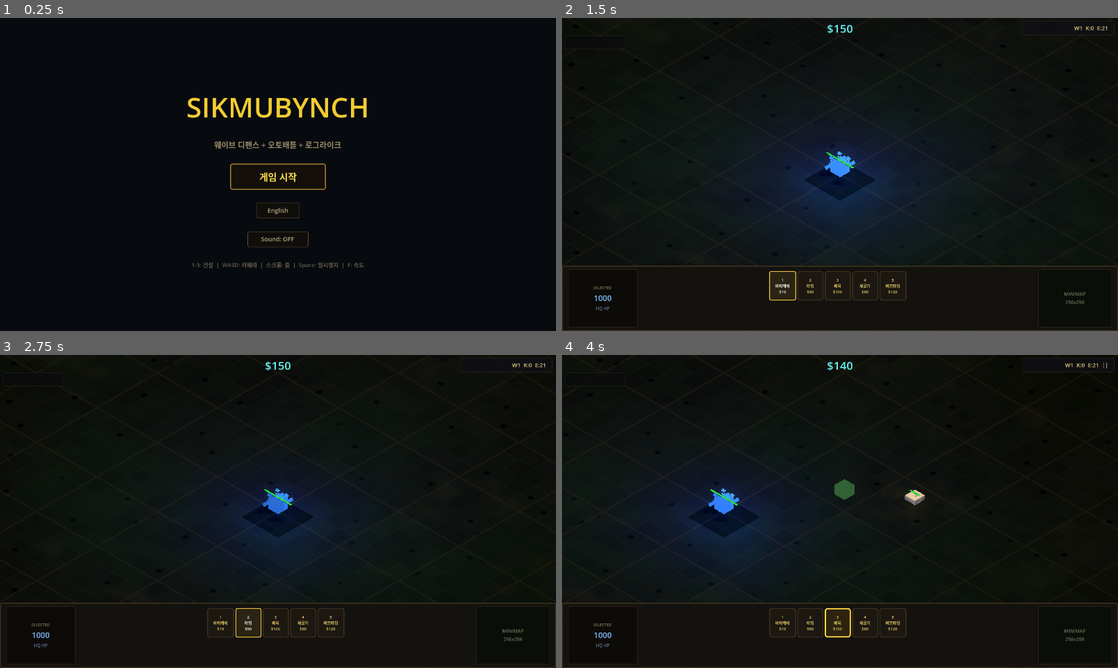
Above: before the commit, frames 1-4 (two rows, left to right).
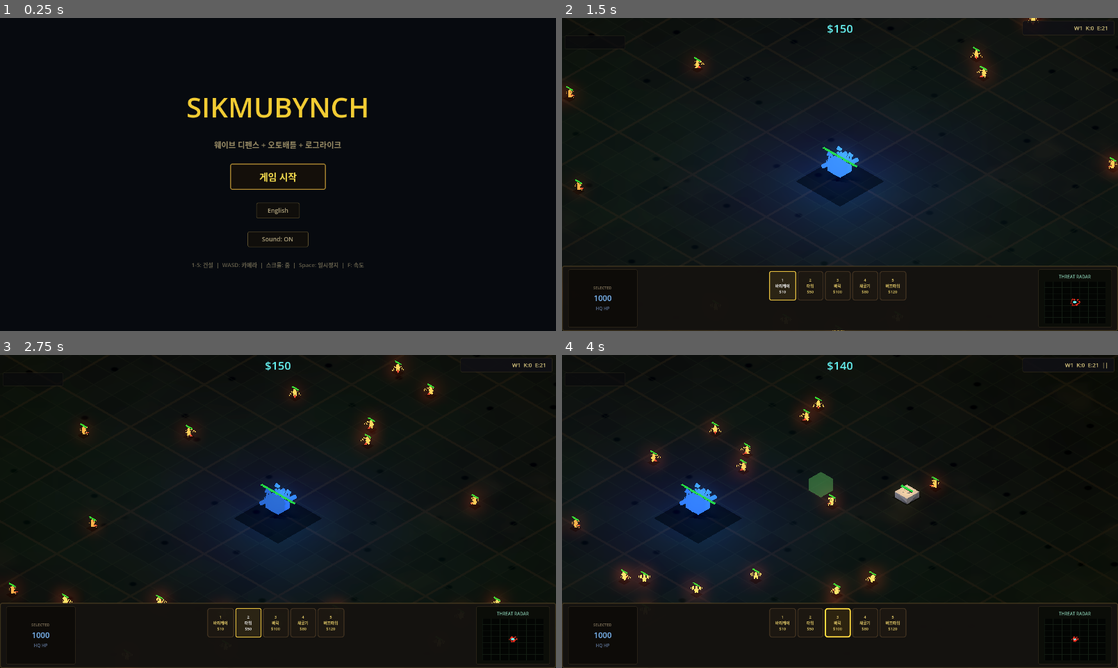
Above: after the commit, the same moments.

Repository: kingkingburger/sikmubynch
Game: Godot game, scene res://scenes/main/title.tscn
Two runs of this game, one before a commit and one after it. Both use one fixed random seed, a clock stepped at 60 frames per second and the inputs below.
Inputs (mouse positions are in pixels of both pictures, inside the frame that each line leads up to):
- Up to frame 1 (0.25 s): no input
- Up to frame 2 (1.5 s): click "게임 시작" at 0.5 s; click "1 바리케이 $10" at 1.25 s
- Up to frame 3 (2.75 s): click "2 타워 $50" at 2 s
- Up to frame 4 (4 s): click "3 배럭 $100" at 2.75 s; tap Enter at 3.5 s; move the mouse to (962, 495) at 3.52 s; hold D from 3.53 s (still down); tap 1 at 3.6 s; click (962, 495) at 3.67 s; tap Space at 3.77 s

The runs differ from the first frame. In frame 1, less than 0.1% of the frame differs, in the area x 47-53%, y 69-72%; in frame 2, 1.4%; in frame 3, 1.9%; in frame 4, 3.9%, in the area x 0-100%, y 13-92%.

Commit message:
fix(gameplay): 초반 전투 리듬과 시너지 체감 보강
초반 웨이브를 HQ 주변에서 보이게 하고 threat radar를 실제 미니맵으로 교체했다.
보상 특성이 타워 DPS, projectile effect/color, 레벨업/피격 피드백으로 연결되게 해 전투 체감을 보강했다.
문서의 완료 상태 표현을 프로토타입 기준으로 낮춰 실제 품질과 맞췄다.

검증: git diff --check; Godot headless game.tscn(exit 0, ObjectDB/resource leak 경고 남음); Windows export-release; gameplay/title capture 확인

Co-Authored-By: Codex <codex@openai.com>

Diff:
--- a/project/autoloads/audio_manager.gd
+++ b/project/autoloads/audio_manager.gd
@@ -7,7 +7,7 @@
 var _sfx_players: Array[AudioStreamPlayer] = []
 const SFX_POOL_SIZE := 8
 
-var master_volume: float = 0.0:
+var master_volume: float = 0.8:
 	set(v):
 		master_volume = clampf(v, 0.0, 1.0)
 		AudioServer.set_bus_volume_db(0, linear_to_db(master_volume))
--- a/project/autoloads/synergy_manager.gd
+++ b/project/autoloads/synergy_manager.gd
@@ -10,9 +10,9 @@
 var _cross_synergies: Array = []  # ["elemental_master", "elemental_lord"]
 
 # Synergy thresholds
-const TIER_1_COUNT := 2
-const TIER_2_COUNT := 4
-const TIER_3_COUNT := 6
+const TIER_1_COUNT := 1
+const TIER_2_COUNT := 3
+const TIER_3_COUNT := 5
 
 # Synergy bonuses
 const TIER_1_BONUS := 0.2   # +20%
@@ -46,6 +46,21 @@
 
 func get_cross_synergies() -> Array:
 	return _cross_synergies.duplicate()
+
+func get_primary_attack_trait() -> int:
+	var best_trait := -1
+	var best_count := 0
+	var best_tier := -1
+	for trait_type in _trait_counts:
+		if trait_type == TraitData.TraitType.FORTIFY:
+			continue
+		var count: int = _trait_counts[trait_type]
+		var tier := get_synergy_tier(trait_type)
+		if tier > best_tier or (tier == best_tier and count > best_count):
+			best_trait = trait_type
+			best_count = count
+			best_tier = tier
+	return best_trait
 
 func get_dps_multiplier(trait_type: int) -> float:
 	var tier := get_synergy_tier(trait_type)
--- a/project/scenes/buildings/base_building.gd
+++ b/project/scenes/buildings/base_building.gd
@@ -240,6 +240,8 @@
 	level += 1
 	current_hp = get_effective_max_hp()
 	_update_level_visual()
+	AudioManager.play_sfx_by_name("levelup", -2.0)
+	EffectsManager.spawn_synergy_effect(global_position + Vector3(0.0, 0.5, 0.0), _get_base_color())
 	return true
 
 func demolish() -> void:
--- a/project/scenes/buildings/tower.gd
+++ b/project/scenes/buildings/tower.gd
@@ -96,18 +96,26 @@
 	projectile.target = target
 	projectile.damage = GameFeel.roll_critical(_get_buffed_dps(), global_position)
 	# Pass synergy effects to projectile
-	if data and data.trait_type >= 0:
-		projectile.set("trait_effects", SynergyManager.get_special_effects(data.trait_type))
+	var attack_trait := _get_attack_trait()
+	if attack_trait >= 0:
+		projectile.set("trait_effects", SynergyManager.get_special_effects(attack_trait))
+		projectile.set("trait_color", TraitData.get_trait_color(attack_trait))
 	get_parent().add_child(projectile)
 
 func _get_buffed_dps() -> float:
 	var base_dps := get_effective_dps()
 	# Synergy bonus
-	if data and data.trait_type >= 0:
-		base_dps *= SynergyManager.get_dps_multiplier(data.trait_type)
+	var attack_trait := _get_attack_trait()
+	if attack_trait >= 0:
+		base_dps *= SynergyManager.get_dps_multiplier(attack_trait)
 	# Buff tower bonus — use cached value
 	base_dps *= _cached_buff_mult
 	return base_dps
+
+func _get_attack_trait() -> int:
+	if data and data.trait_type >= 0:
+		return data.trait_type
+	return SynergyManager.get_primary_attack_trait()
 
 func _calculate_buff_mult() -> float:
 	var mult := 1.0
--- a/project/scenes/enemies/enemy.gd
+++ b/project/scenes/enemies/enemy.gd
@@ -31,6 +31,7 @@
 var _hp_bar_bg: MeshInstance3D
 var _shadow: MeshInstance3D
 var _attack_flash: float = 0.0
+var _last_hit_feedback_time: float = -1.0
 
 # Animation
 var _anim_time: float = 0.0
@@ -551,6 +552,12 @@
 	_update_hp_bar()
 	if amount > 1.0:
 		var now := Time.get_ticks_msec() * 0.001
+		if now - _last_hit_feedback_time > 0.08:
+			_last_hit_feedback_time = now
+			_attack_flash = 1.0
+			_update_flash()
+			if amount >= 8.0:
+				GameFeel.hitstop(0.018)
 		if now - _last_dmg_num_time > 0.25:
 			_last_dmg_num_time = now
 			_spawn_damage_number(amount)
--- a/project/scenes/main/game.gd
+++ b/project/scenes/main/game.gd
@@ -5,6 +5,10 @@
 
 const MAP_SIZE := 256
 const WAVE_INTERVAL := 10.0
+const HQ_CENTER := Vector2(128.5, 128.5)
+const HQ_WORLD_POS := Vector3(128.5, 0.0, 128.5)
+const MINIMAP_PIXELS := 112
+const MINIMAP_UPDATE_INTERVAL := 0.25
 
 # Scenes
 var barricade_scene: PackedScene
@@ -40,6 +44,8 @@
 var _game_over_panel: PanelContainer
 var _result_label: Label
 var _slot_buttons: Array = []
+var _minimap_rect: TextureRect
+var _minimap_timer: float = 0.0
 
 # Reward card UI
 var _card_panel: PanelContainer
@@ -63,13 +69,13 @@
 
 # Camera control
 var _cam_center := Vector2(128.0, 128.0)
-var _cam_zoom: float = 22.0
+var _cam_zoom: float = 18.0
 const CAM_SPEED := 35.0
 var _right_dragging: bool = false
 var _flow_dirty: bool = false
 var _flow_timer: float = 0.0
-const CAM_ZOOM_MIN := 18.0
-const CAM_ZOOM_MAX := 120.0
+const CAM_ZOOM_MIN := 14.0
+const CAM_ZOOM_MAX := 90.0
 const CAM_DIST := 50.0
 
 # Drag build
@@ -194,6 +200,11 @@
 		_event_timer -= delta
 		if _event_timer <= 0.0 and _event_label:
 			_event_label.visible = false
+	if _minimap_rect:
+		_minimap_timer -= delta
+		if _minimap_timer <= 0.0:
+			_minimap_timer = MINIMAP_UPDATE_INTERVAL
+			_update_minimap()
 	# Deferred FlowField recalculation (avoid lag on build)
 	if _flow_dirty:
 		_flow_timer += delta
@@ -445,7 +456,7 @@
 func _setup_hq() -> void:
 	var hq_scene := load("res://scenes/buildings/hq.tscn") as PackedScene
 	_hq = hq_scene.instantiate() as BaseBuilding
-	_hq.position = Vector3(128.5, 0.0, 128.5)
+	_hq.position = HQ_WORLD_POS
 	_hq.add_to_group("buildings")
 	add_child(_hq)
 
@@ -627,19 +638,27 @@
 		build_hbox.add_child(btn)
 		_slot_buttons.append(btn)
 
-	# --- Right: Minimap placeholder ---
+	# --- Right: threat radar ---
 	var minimap_panel := PanelContainer.new()
 	minimap_panel.custom_minimum_size = Vector2(170, 0)
 	minimap_panel.add_theme_stylebox_override("panel", _create_panel_style(
 		Color(0.04, 0.05, 0.03, 0.9), Color(0.3, 0.25, 0.15, 0.4), 1))
 	grid.add_child(minimap_panel)
+	var mm_vbox := VBoxContainer.new()
+	mm_vbox.alignment = BoxContainer.ALIGNMENT_CENTER
+	mm_vbox.add_theme_constant_override("separation", 4)
+	minimap_panel.add_child(mm_vbox)
 	var mm_label := Label.new()
-	mm_label.text = "MINIMAP\n256x256"
+	mm_label.text = "THREAT RADAR"
 	mm_label.horizontal_alignment = HORIZONTAL_ALIGNMENT_CENTER
-	mm_label.vertical_alignment = VERTICAL_ALIGNMENT_CENTER
-	mm_label.add_theme_font_size_override("font_size", 11)
-	mm_label.add_theme_color_override("font_color", Color(0.4, 0.45, 0.35))
-	minimap_panel.add_child(mm_label)
+	mm_label.add_theme_font_size_override("font_size", 10)
+	mm_label.add_theme_color_override("font_color", Color(0.5, 0.75, 0.65))
+	mm_vbox.add_child(mm_label)
+	_minimap_rect = TextureRect.new()
+	_minimap_rect.custom_minimum_size = Vector2(124, 96)
+	_minimap_rect.expand_mode = TextureRect.EXPAND_IGNORE_SIZE
+	_minimap_rect.stretch_mode = TextureRect.STRETCH_SCALE
+	mm_vbox.add_child(_minimap_rect)
 
 	_update_slot_highlight()
 
@@ -1092,15 +1111,14 @@
 	var enemy_count := int(base_count * count_multiplier * EventManager.get_challenge_enemy_mult())
 
 	var templates := _create_enemy_templates(wave_num)
-	var hq_pos := Vector3(128.5, 0.0, 128.5)
 
 	# Queue enemies for gradual spawning instead of all at once
 	for i in enemy_count:
 		var template: EnemyData = templates[randi() % templates.size()]
 		_spawn_queue.append({
 			"template": template,
-			"hq_pos": hq_pos,
-			"edge": _random_edge_position(),
+			"hq_pos": HQ_WORLD_POS,
+			"edge": _wave_spawn_position(wave_num),
 		})
 
 	_wave_active = true
@@ -1153,6 +1171,17 @@
 		2: return Vector2(randf_range(1.0, MAP_SIZE - 1.0), float(MAP_SIZE) + 1.0)
 		3: return Vector2(-1.0, randf_range(1.0, MAP_SIZE - 1.0))
 	return Vector2.ZERO
+
+func _wave_spawn_position(wave_num: int) -> Vector2:
+	if wave_num <= 3:
+		var radius := 20.0 + float(wave_num - 1) * 10.0 + randf_range(-4.0, 5.0)
+		var angle := randf() * TAU
+		var pos := HQ_CENTER + Vector2(cos(angle), sin(angle)) * radius
+		return Vector2(
+			clampf(pos.x, 4.0, float(MAP_SIZE) - 4.0),
+			clampf(pos.y, 4.0, float(MAP_SIZE) - 4.0)
+		)
+	return _random_edge_position()
 
 # ---------------------------------------------------------------------------
 # Input
@@ -1484,6 +1513,47 @@
 		var hp := int(_hq.current_hp) if is_instance_valid(_hq) else 0
 		_hp_label.text = "%d" % hp
 
+func _update_minimap() -> void:
+	if not _minimap_rect:
+		return
+	var img := Image.create(MINIMAP_PIXELS, MINIMAP_PIXELS, false, Image.FORMAT_RGBA8)
+	img.fill(Color(0.015, 0.02, 0.015, 1.0))
+	for x in range(0, MINIMAP_PIXELS, 16):
+		for y in MINIMAP_PIXELS:
+			img.set_pixel(x, y, Color(0.08, 0.12, 0.08, 1.0))
+	for y in range(0, MINIMAP_PIXELS, 16):
+		for x in MINIMAP_PIXELS:
+			img.set_pixel(x, y, Color(0.08, 0.12, 0.08, 1.0))
+
+	var buildings := get_tree().get_nodes_in_group("buildings")
+	for b in buildings:
+		if is_instance_valid(b):
+			_draw_minimap_dot(img, b.global_position, Color(0.25, 0.65, 1.0), 1)
+	if is_instance_valid(_hq):
+		_draw_minimap_dot(img, _hq.global_position, Color(0.45, 1.0, 1.0), 3)
+
+	var drawn_enemies := 0
+	for enemy in get_tree().get_nodes_in_group("enemies"):
+		if not is_instance_valid(enemy):
+			continue
+		_draw_minimap_dot(img, enemy.global_position, Color(1.0, 0.18, 0.12), 1)
+		drawn_enemies += 1
+		if drawn_enemies >= 180:
+			break
+	_minimap_rect.texture = ImageTexture.create_from_image(img)
+
+func _draw_minimap_dot(img: Image, pos: Vector3, color: Color, radius: int) -> void:
+	var px := clampi(int(pos.x / float(MAP_SIZE) * float(MINIMAP_PIXELS - 1)), 0, MINIMAP_PIXELS - 1)
+	var py := clampi(int(pos.z / float(MAP_SIZE) * float(MINIMAP_PIXELS - 1)), 0, MINIMAP_PIXELS - 1)
+	for dx in range(-radius, radius + 1):
+		for dy in range(-radius, radius + 1):
+			if dx * dx + dy * dy > radius * radius:
+				continue
+			var x := px + dx
+			var y := py + dy
+			if x >= 0 and x < MINIMAP_PIXELS and y >= 0 and y < MINIMAP_PIXELS:
+				img.set_pixel(x, y, color)
+
 func _on_game_over() -> void:
 	AudioManager.stop_bgm()
 	AudioManager.play_sfx_by_name("destroy", 3.0)
--- a/project/scenes/main/title.gd
+++ b/project/scenes/main/title.gd
@@ -102,7 +102,7 @@
 
 	# Sound toggle button
 	var sound_btn := Button.new()
-	sound_btn.text = "Sound: OFF"
+	sound_btn.text = "Sound: ON" if AudioManager.master_volume >= 0.01 else "Sound: OFF"
 	sound_btn.custom_minimum_size = Vector2(140, 36)
 	sound_btn.add_theme_font_size_override("font_size", 14)
 	sound_btn.add_theme_color_override("font_color", Color(0.7, 0.65, 0.5))
--- a/project/scenes/projectiles/projectile.gd
+++ b/project/scenes/projectiles/projectile.gd
@@ -4,6 +4,7 @@
 var damage: float = 0.0
 var speed: float = 25.0
 var trait_effects: Dictionary = {}
+var trait_color: Color = Color(1.0, 0.8, 0.2)
 
 var _trail_mesh: MeshInstance3D
 
@@ -19,9 +20,9 @@
 		sphere.height = 0.5
 		mesh.mesh = sphere
 	var mat := StandardMaterial3D.new()
-	mat.albedo_color = Color(1.0, 0.9, 0.3)
+	mat.albedo_color = trait_color.lightened(0.15)
 	mat.emission_enabled = true
-	mat.emission = Color(1.0, 0.8, 0.2)
+	mat.emission = trait_color
 	mat.emission_energy_multiplier = 4.0
 	mat.shading_mode = BaseMaterial3D.SHADING_MODE_UNSHADED
 	mesh.material_override = mat
@@ -35,9 +36,9 @@
 	trail.height = 0.6
 	_trail_mesh.mesh = trail
 	var trail_mat := StandardMaterial3D.new()
-	trail_mat.albedo_color = Color(1.0, 0.7, 0.1, 0.6)
+	trail_mat.albedo_color = Color(trait_color.r, trait_color.g, trait_color.b, 0.6)
 	trail_mat.emission_enabled = true
-	trail_mat.emission = Color(1.0, 0.6, 0.1)
+	trail_mat.emission = trait_color
 	trail_mat.emission_energy_multiplier = 2.0
 	trail_mat.shading_mode = BaseMaterial3D.SHADING_MODE_UNSHADED
 	trail_mat.transparency = BaseMaterial3D.TRANSPARENCY_ALPHA
@@ -57,7 +58,7 @@
 	trail_particles.gravity = Vector3.ZERO
 	trail_particles.scale_amount_min = 0.3
 	trail_particles.scale_amount_max = 0.6
-	trail_particles.color = Color(1.0, 0.6, 0.1, 0.6)
+	trail_particles.color = Color(trait_color.r, trait_color.g, trait_color.b, 0.6)
 	var tmesh := SphereMesh.new()
 	tmesh.radius = 0.03
 	tmesh.height = 0.06
@@ -92,7 +93,7 @@
 		return
 
 	AudioManager.play_sfx_by_name("hit", -8.0)
-	EffectsManager.spawn_hit_impact(global_position)
+	EffectsManager.spawn_hit_impact(global_position, trait_color)
 
 	# Apply damage
 	if target.has_method("take_damage"):
Not shown, changed: CLAUDE.md
Not shown, changed: README.md
